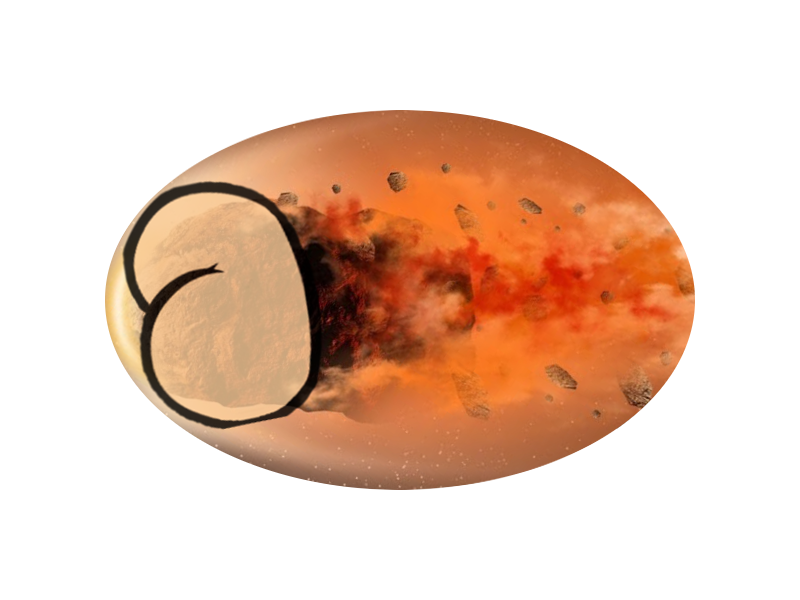
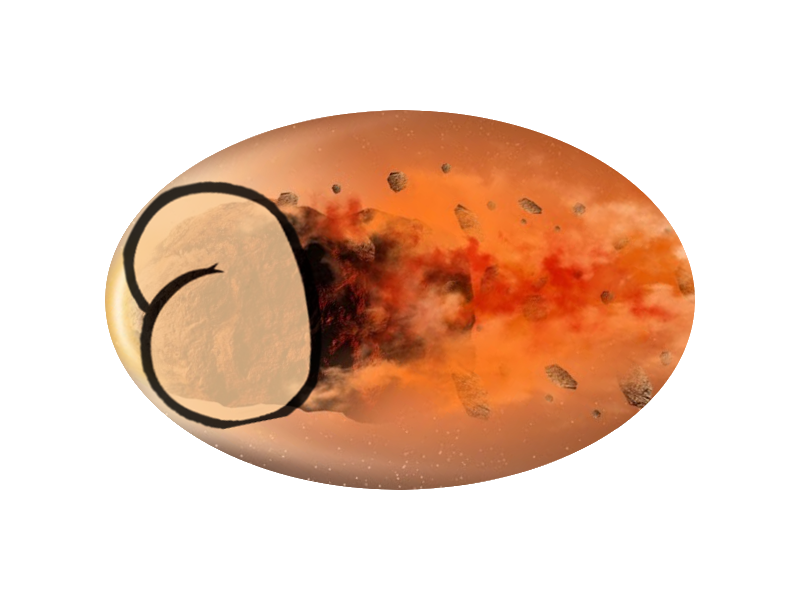
Layered file, before and after one edit (800px x 600px). Changes by layer:
painted on "Background" over box(105, 110, 695, 490)
